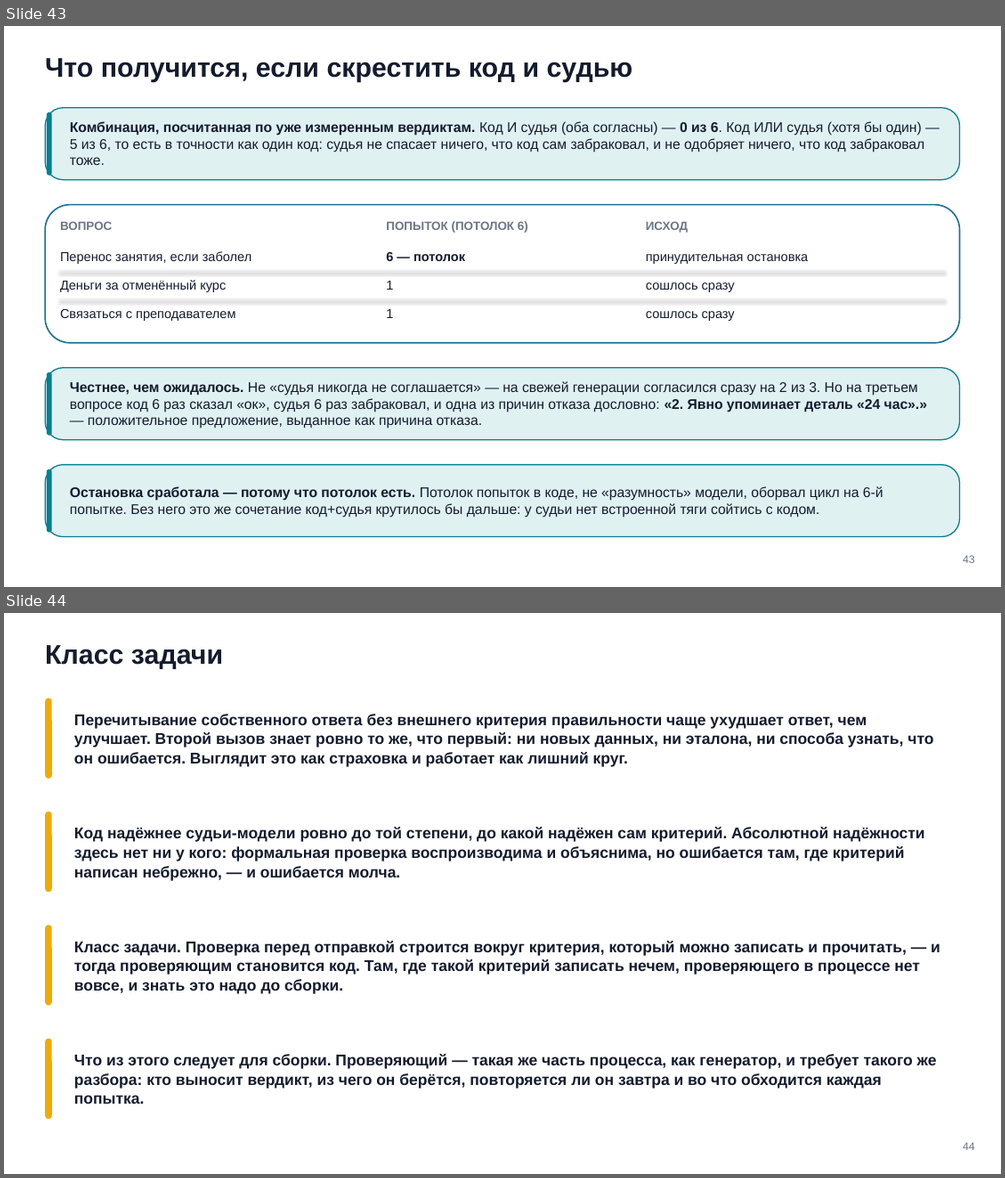
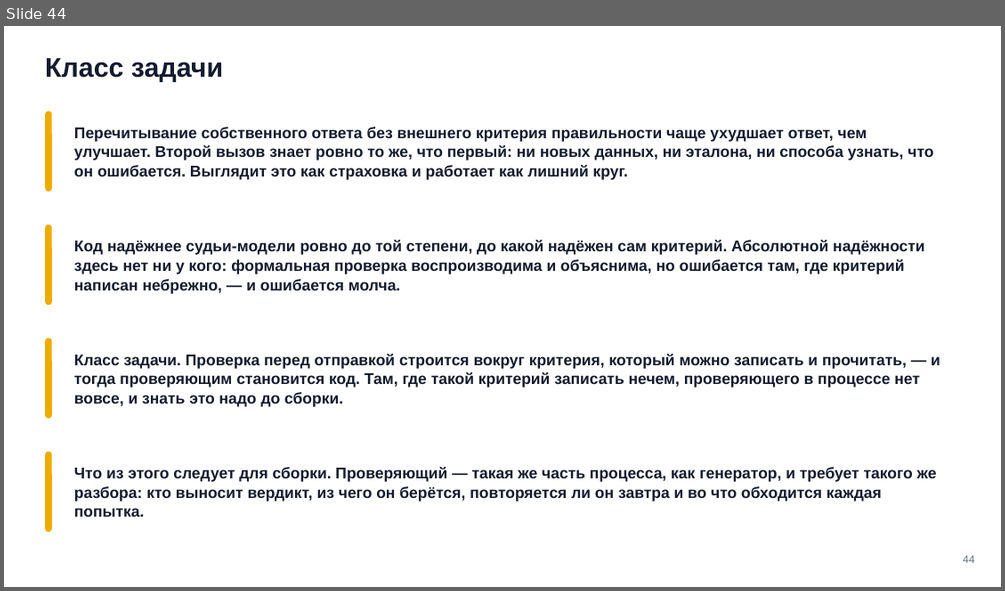
Before and after one commit to tellina-study/AI-usage-lessons, a slide deck: library/seminars/sem-09/rendered/sem-09.pptx. Shown one above the other, each under a label of ours: slides 43 and 44 before the commit, slide 44 after it. The pictures are 1005x1178 and 1005x591 pixels, drawn with LibreOffice and Linux fonts; fonts in the diff are those of the drawing. Boxes give left, top, right and bottom in pixels: in the first picture for what was removed or moved away, otherwise in the second. Text is boxed around its words. In the diff, an @@ line names an element or a change of style, - is before the commit and + after.

```diff
--- a/library/seminars/sem-09/rendered/sem-09.pptx
+++ b/library/seminars/sem-09/rendered/sem-09.pptx
@@ slide 43 removed at (x1=4, y1=26, x2=1001, y2=587), background #FFFFFF @@
@@ text removed at (x1=45, y1=58, x2=633, y2=82) @@
-Что получится, если скрестить код и судью
@@ rounded rectangle removed at (x1=45, y1=108, x2=960, y2=179) @@
@@ rounded rectangle removed at (x1=47, y1=112, x2=52, y2=175) @@
@@ text removed at (x1=70, y1=121, x2=924, y2=165) @@
-Комбинация, посчитанная по уже измеренным вердиктам. Код И судья (оба согласны) — 0 из 6. Код ИЛИ судья (хотя бы один) — 5 из 6, то есть в точности как один код: судья не спасает ничего, что код сам забраковал, и не одобряет ничего, что код забраковал тоже.
@@ rounded rectangle removed at (x1=45, y1=205, x2=960, y2=343) @@
@@ text removed at (x1=60, y1=221, x2=112, y2=230) @@
-ВОПРОС
@@ text removed at (x1=386, y1=221, x2=528, y2=232) @@
-ПОПЫТОК (ПОТОЛОК 6)
@@ text removed at (x1=646, y1=222, x2=688, y2=232) @@
-ИСХОД
@@ text removed at (x1=60, y1=251, x2=252, y2=264) @@
-Перенос занятия, если заболел
@@ text removed at (x1=386, y1=252, x2=465, y2=261) @@
-6 — потолок
@@ text removed at (x1=646, y1=254, x2=809, y2=264) @@
-принудительная остановка
@@ line removed from (60, 272) to (945, 272) @@
@@ text removed at (x1=60, y1=280, x2=226, y2=292) @@
-Деньги за отменённый курс
@@ text removed at (x1=386, y1=281, x2=393, y2=289) @@
-1
@@ text removed at (x1=646, y1=282, x2=735, y2=292) @@
-сошлось сразу
@@ line removed from (60, 300) to (945, 300) @@
@@ text removed at (x1=60, y1=309, x2=235, y2=321) @@
-Связаться с преподавателем
@@ text removed at (x1=386, y1=309, x2=393, y2=318) @@
-1
@@ text removed at (x1=646, y1=311, x2=735, y2=321) @@
-сошлось сразу
@@ rounded rectangle removed at (x1=45, y1=368, x2=960, y2=440) @@
@@ rounded rectangle removed at (x1=47, y1=372, x2=52, y2=435) @@
@@ text removed at (x1=70, y1=381, x2=927, y2=428) @@
-Честнее, чем ожидалось. Не «судья никогда не соглашается» — на свежей генерации согласился сразу на 2 из 3. Но на третьем вопросе код 6 раз сказал «ок», судья 6 раз забраковал, и одна из причин отказа дословно: «2. Явно упоминает деталь «24 час».» — положительное предложение, выданное как причина отказа.
@@ rounded rectangle removed at (x1=45, y1=464, x2=960, y2=536) @@
@@ rounded rectangle removed at (x1=47, y1=468, x2=52, y2=532) @@
@@ text removed at (x1=70, y1=486, x2=883, y2=517) @@
-Остановка сработала — потому что потолок есть. Потолок попыток в коде, не «разумность» модели, оборвал цикл на 6-й попытке. Без него это же сочетание код+судья крутилось бы дальше: у судьи нет встроенной тяги сойтись с кодом.
@@ text removed at (x1=963, y1=555, x2=975, y2=563) @@
-43
```
Also in this commit, not shown: 14 slides changed, 6 slides added, 3 other slides removed, 42 other files.
